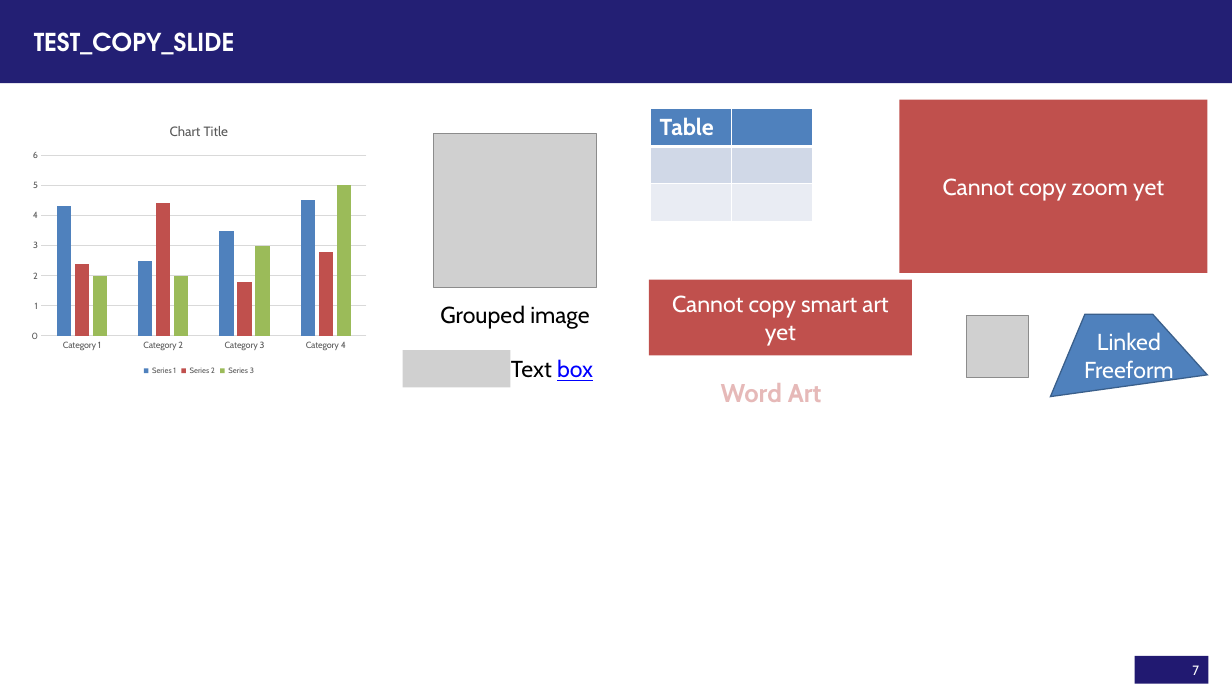
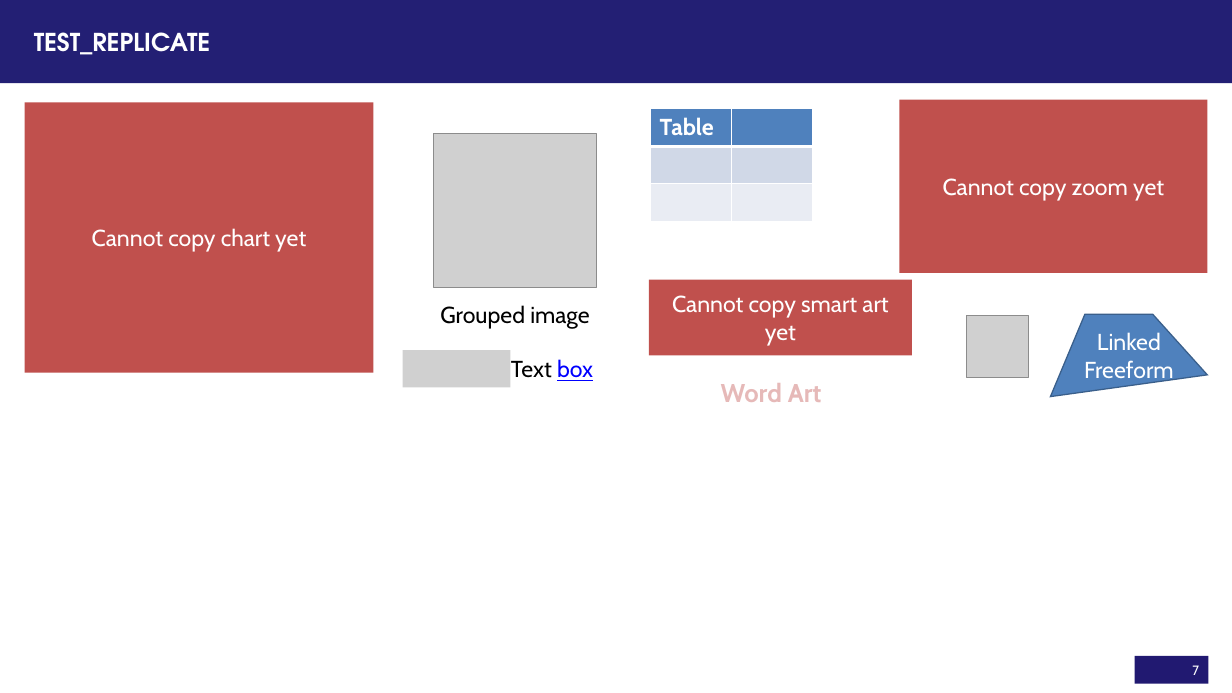
Before and after one commit to gramener/gramex, a slide deck: slide 7 of testlib/input2.pptx. Drawn at 1232x693 pixels with LibreOffice and Linux fonts; fonts in the diff are those of the drawing; grey boxes stand for pictures. Boxes give left, top, right and bottom in pixels: in the first picture for what was removed or moved away, otherwise in the second. Text is boxed around its words. In the diff, an @@ line names an element or a change of style, - is before the commit and + after.

Commit message:
Revert "ENH: Add chart-data: to PPTXHandler v2. Fixes #239"
This reverts commit 7ac2df3c26bbeef82f5b6daf0d8f7ac59447f1fc.

```diff
--- a/testlib/input2.pptx
+++ b/testlib/input2.pptx
@@ title at (x1=34, y1=32, x2=210, y2=55): text changed @@
-test_copy_slide
+test_replicate
@@ column chart removed at (x1=25, y1=109, x2=373, y2=380) @@
-categories: Category 1, Category 2, Category 3, Category 4
-Series 1: 4.3, 2.5, 3.5, 4.5
-Series 2: 2.4, 4.4, 1.8, 2.8
-Series 3: 2, 2, 3, 5
@@ rectangle added at (x1=25, y1=103, x2=373, y2=373), fill #C0504D, 18 pt, text #FFFFFF @@
+Cannot copy chart yet
```
Also in this commit, not shown: 1 slide removed, 4 other files.
